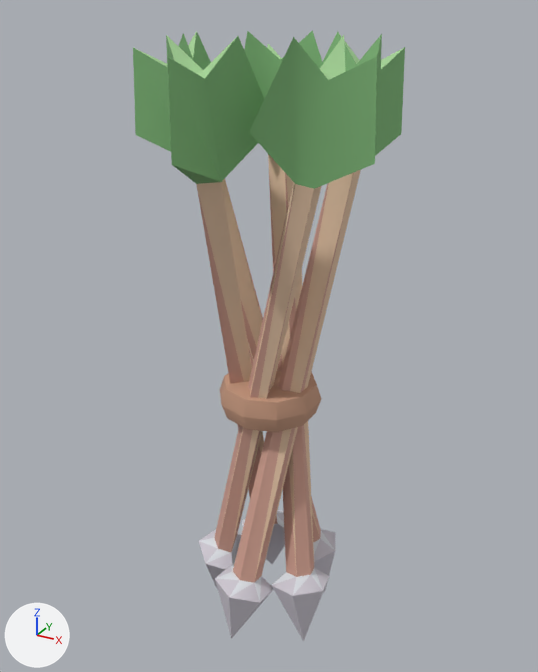
What one commit did to the glTF model example_game/world/props/arrow-bundle.prop/model.glb.
The view is the same before and after, from a 50 mm camera at (0.291, -0.517, 0.545) aimed at (0.0, 0.013, 0.28). Every picture has the same lights, and +X, +Y and +Z are marked at lower left. The older version comes first. Vertices at exactly the same position are counted once.

Names of what the first picture shows: 'model'.
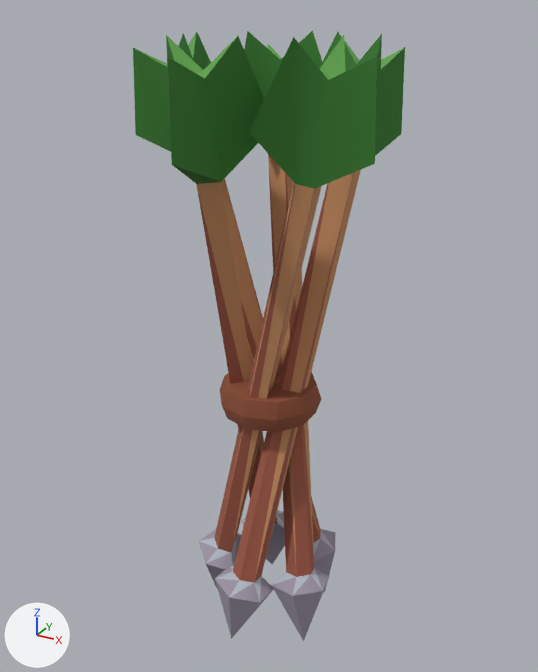
Location of each change, [x1, y1, x2, y2] in pixels of the pictures (538 x 672 px):
part 1 of me_model, recoloured (darker)
    both: [133, 30, 405, 189]
part 2 of me_model, recoloured (beige to brown)
    both: [197, 160, 354, 582]
part 3 of me_model, recoloured (darker)
    both: [196, 154, 361, 641]
part 4 of me_model, recoloured
    both: [200, 512, 334, 601]

The change in detail:
me_model has 152 vertices, 280 faces and spans x -0.11..0.11, y -0.108..0.108, z -0.02..0.529.
me_model is used by ob_model.
me_model part 1: 100 faces centred in x -0.1..0.097, y -0.096..0.101, z 0.435..0.512 are repainted in the vertex colours; the middle colour goes from green #83ba7c to green #3b7d32.
me_model part 2: 85 faces centred in x -0.039..0.047, y -0.035..0.05, z 0.177..0.242 are repainted in the vertex colours; the middle colour goes from beige #c2967d to brown #8a4d35.
me_model part 3: 70 faces centred in x -0.062..0.066, y -0.057..0.067, z 0.019..0.306 are repainted in the vertex colours; the middle colour goes from light grey #cec9d3 to grey #9e95a6.
me_model part 4: 25 faces centred in x -0.053..0.062, y -0.053..0.061, z 0.046..0.053 are repainted in the vertex colours; the middle colour goes from white #dbdfe5 to light grey #b4bcc8.
